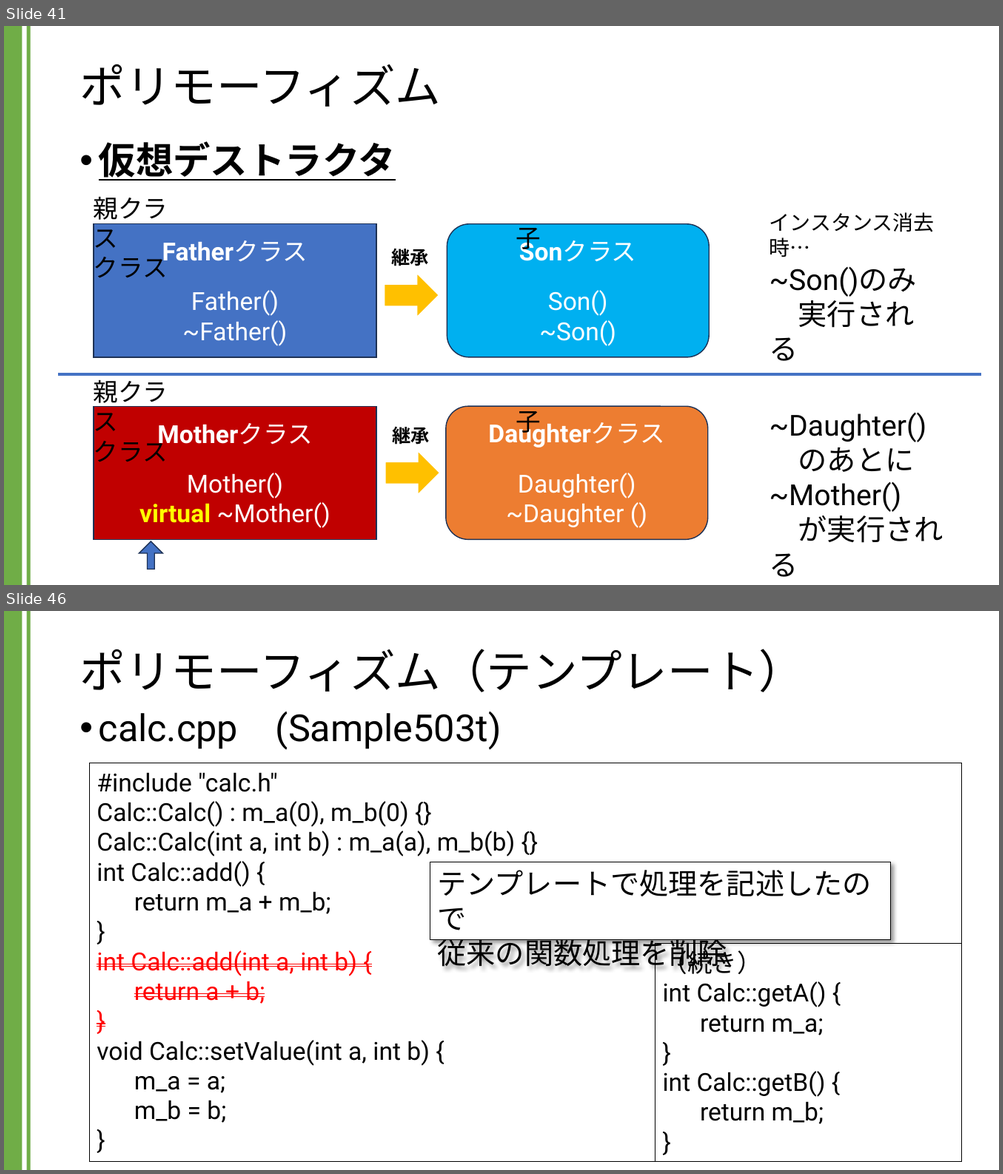
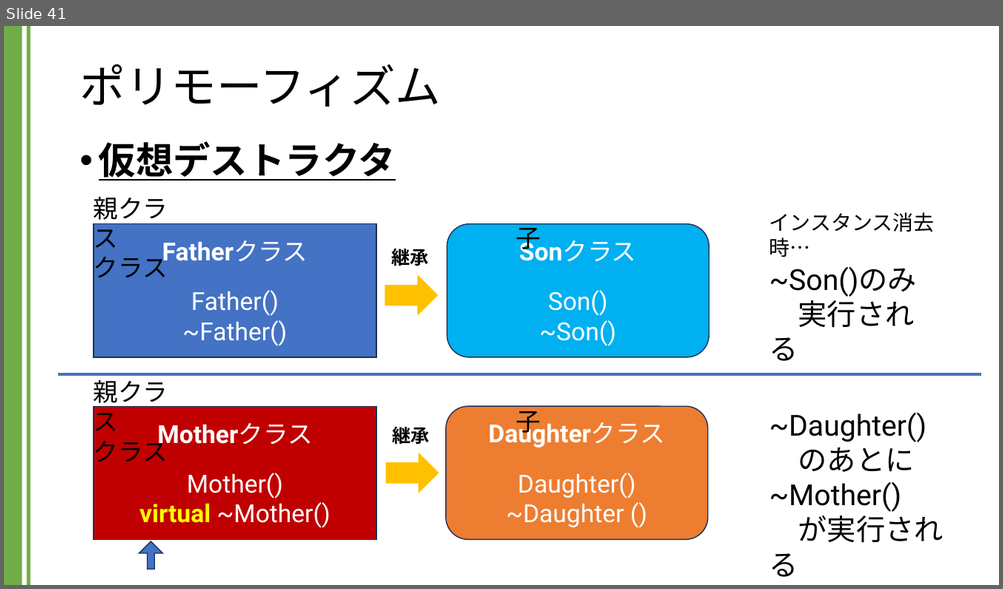
Before and after one commit to kic-murata/cpp2024, a slide deck: 授業資料/講義資料：継承とポリモーフィズム.pptx. Shown one above the other, each under a label of ours: slides 41 and 46 before the commit, slide 41 after it; the slides between them are not shown. The pictures are 1003x1174 and 1003x589 pixels, drawn with LibreOffice and Linux fonts; fonts in the diff are those of the drawing. Boxes give left, top, right and bottom in pixels: in the first picture for what was removed or moved away, otherwise in the second. Text is boxed around its words. In the diff, an @@ line names an element or a change of style, - is before the commit and + after.

```diff
--- a/授業資料/講義資料：継承とポリモーフィズム.pptx
+++ b/授業資料/講義資料：継承とポリモーフィズム.pptx
@@ slide 46 removed at [4,611,999,1170], background #FFFFFF; not listed: 2 template elements that a slide beside it also shows @@
@@ title removed at [79,649,804,692] @@
-ポリモーフィズム（テンプレート）
@@ text removed at [99,712,501,750] @@
-• calc.cpp (Sample503t)
@@ rectangle removed at [90,763,962,1162] @@
-#include "calc.h"
-Calc::Calc() : m_a(0), m_b(0) {}
-Calc::Calc(int a, int b) : m_a(a), m_b(b) {}
-int Calc::add() {
-return m_a + m_b;
-}
-int Calc::add(int a, int b) {
-return a + b;
-}
-void Calc::setValue(int a, int b) {
-m_a = a;
-m_b = b;
-}
@@ rectangle removed at [430,863,891,940] @@
-テンプレートで処理を記述したので
-従来の関数処理を削除
@@ rectangle removed at [655,944,962,1162] @@
-（続き）
-int Calc::getA() {
-return m_a;
-}
-int Calc::getB() {
-return m_b;
-}
```
Also in this commit, not shown: 10 other slides removed, 2 other files.
